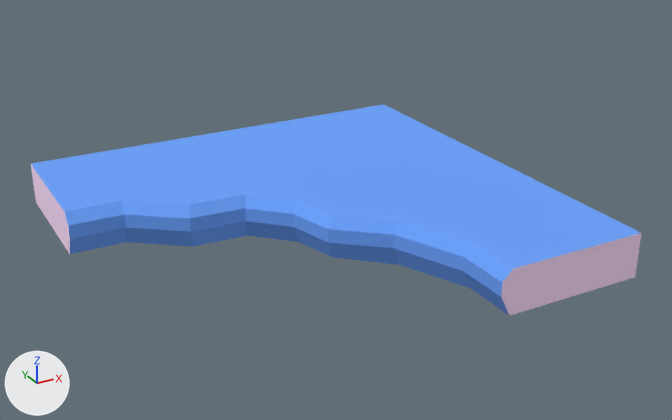
The glTF model atoms/Iceberg_Curve_Inner_4x4_2.glb, before and after one commit.
Both versions are drawn from a 50 mm lens placed at (-398.0, -732.0, 321.0), pointed at (-28.0, -59.0, -15.0). Lighting does not change. The marker at lower left points along +X, +Y and +Z. The older version comes first. Where no turn or scale is listed for an object, it has been applied to the vertices. Vertices at exactly the same position are counted once.

Names of what the first picture shows: 'Iceberg_Curve_Inner_4x4_2'.
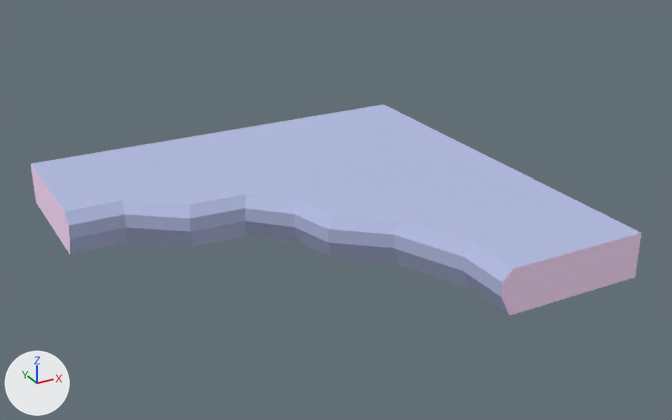
Changed parts and their boxes (x1, y1, x2, y2) in the pictures (672 x 420 px):
'Iceberg_Curve_Inner_4x4_2', surface changed: (31, 104, 641, 316) in both
part 1 of me_object2_005, surface changed: (31, 104, 641, 315) in both

What the commit changed:
Picture 'colormap' (img_colormap) is new.
In material 'Ice' (mat_ice), base_color is no longer (0.143, 0.357, 0.969), blue #6aa1fb.
In material 'Ice' (mat_ice), texture is now set to img_colormap.
me_object2_005 has 42 vertices, 80 faces and spans x -250.0..150.0, y -250.0..150.0, z -41.0..0.0.
me_object2_005 is used by ob_iceberg_curve_inner_4x4_2; location (0.0, 0.0, 0.0).
me_object2_005 part 1: texture (UV) coordinates of 68 of 80 faces, centred in x -234.0..106.0, y -234.0..106.0, z -41.0..0.0, changed; they spanned u 0.0..1.0, v 0.0..1.0 and now span u 0.22..0.22, v 0.44..0.44.
